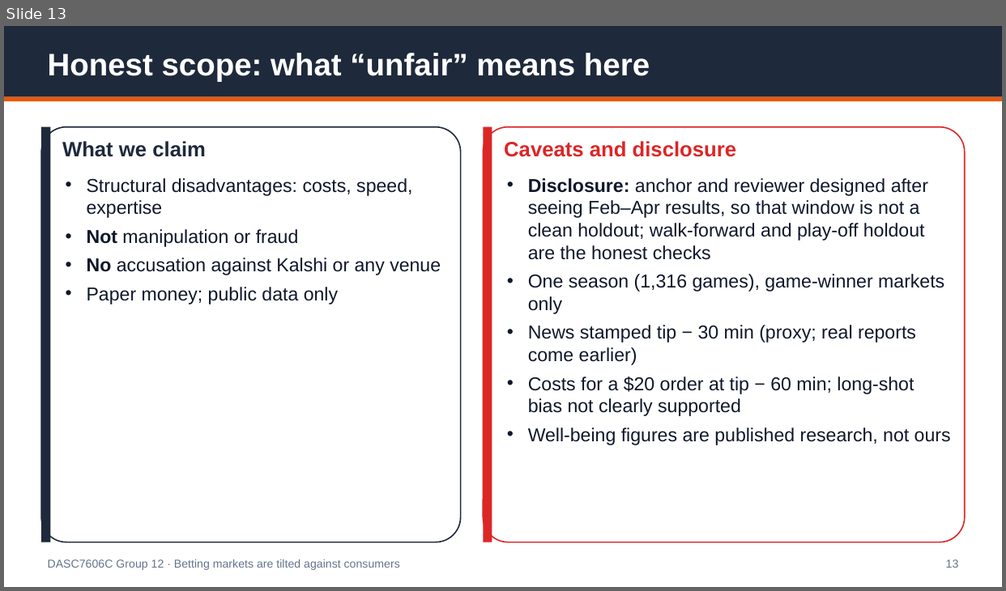
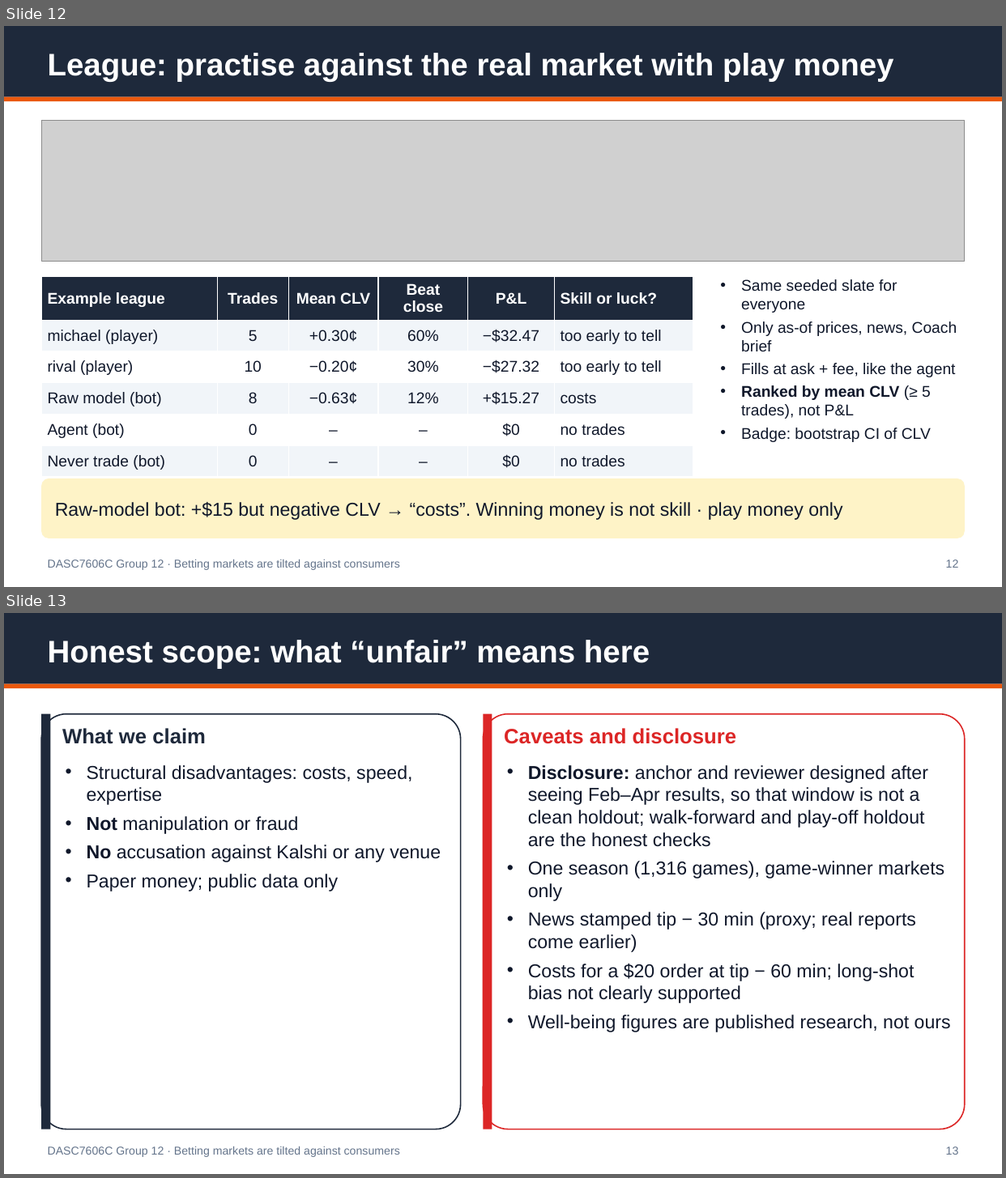
Before and after one commit to Michaelyzr/nba-agent, a slide deck: presentation/nba_agent_deck.pptx. Shown one above the other, each under a label of ours: slide 13 before the commit, slides 12 and 13 after it. The pictures are 1006x591 and 1006x1178 pixels, drawn with LibreOffice and Linux fonts; fonts in the diff are those of the drawing; grey boxes stand for pictures. Boxes give left, top, right and bottom in pixels: in the first picture for what was removed or moved away, otherwise in the second. Text is boxed around its words. In the diff, an @@ line names an element or a change of style, - is before the commit and + after.

```diff
--- a/presentation/nba_agent_deck.pptx
+++ b/presentation/nba_agent_deck.pptx
@@ slide 12 added at [4, 26, 1002, 587], background #FFFFFF @@
@@ rectangle added at [4, 26, 1002, 97], fill #1E293B @@
@@ text added at [48, 53, 894, 81], 30 pt, text #FFFFFF, bold @@
+League: practise against the real market with play money
@@ rectangle added at [4, 97, 1002, 101], fill #EA580C @@
@@ picture added at [41, 120, 965, 261] @@
@@ table added at [41, 277, 692, 473], 6 rows, 6 columns @@
+Example league | Trades | Mean CLV | Beat close | P&L | Skill or luck?
+michael (player) | 5 | +0.30¢ | 60% | −$32.47 | too early to tell
+rival (player) | 10 | −0.20¢ | 30% | −$27.32 | too early to tell
+Raw model (bot) | 8 | −0.63¢ | 12% | +$15.27 | costs
+Agent (bot) | 0 | – | – | $0 | no trades
+Never trade (bot) | 0 | – | – | $0 | no trades
@@ text added at [741, 280, 957, 442], 15 pt, text #0F172A @@
+• Same seeded slate for everyone
+• Only as-of prices, news, Coach brief
+• Fills at ask + fee, like the agent
+• Ranked by mean CLV (≥ 5 trades), not P&L
+• Badge: bootstrap CI of CLV
@@ rounded rectangle added at [41, 479, 965, 539], fill #FEF3C7 @@
@@ text added at [55, 502, 842, 520], 18 pt, text #0F172A @@
+Raw-model bot: +$15 but negative CLV → “costs”. Winning money is not skill · play money only
@@ text added at [48, 560, 400, 570], 11 pt, text #64748B @@
+DASC7606C Group 12 · Betting markets are tilted against consumers
@@ text added at [946, 560, 959, 568], 11 pt, text #64748B @@
+12
```
Also in this commit, not shown: 11 slides changed, 1 slide removed, 8 other files.
